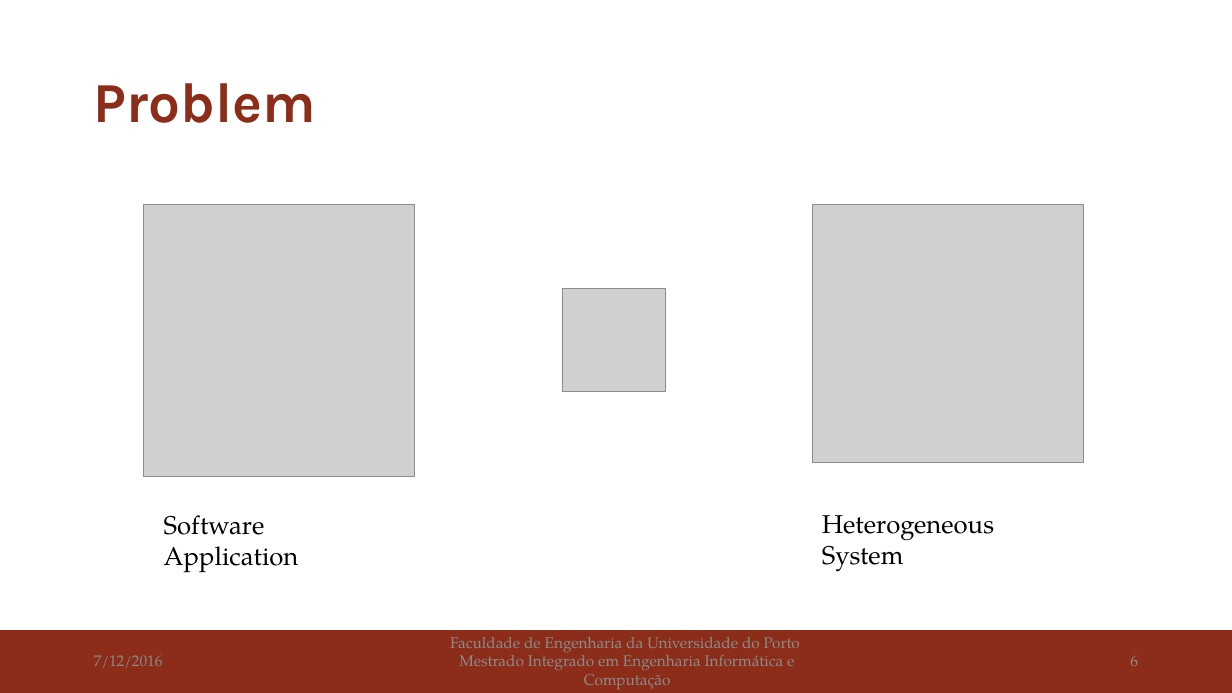
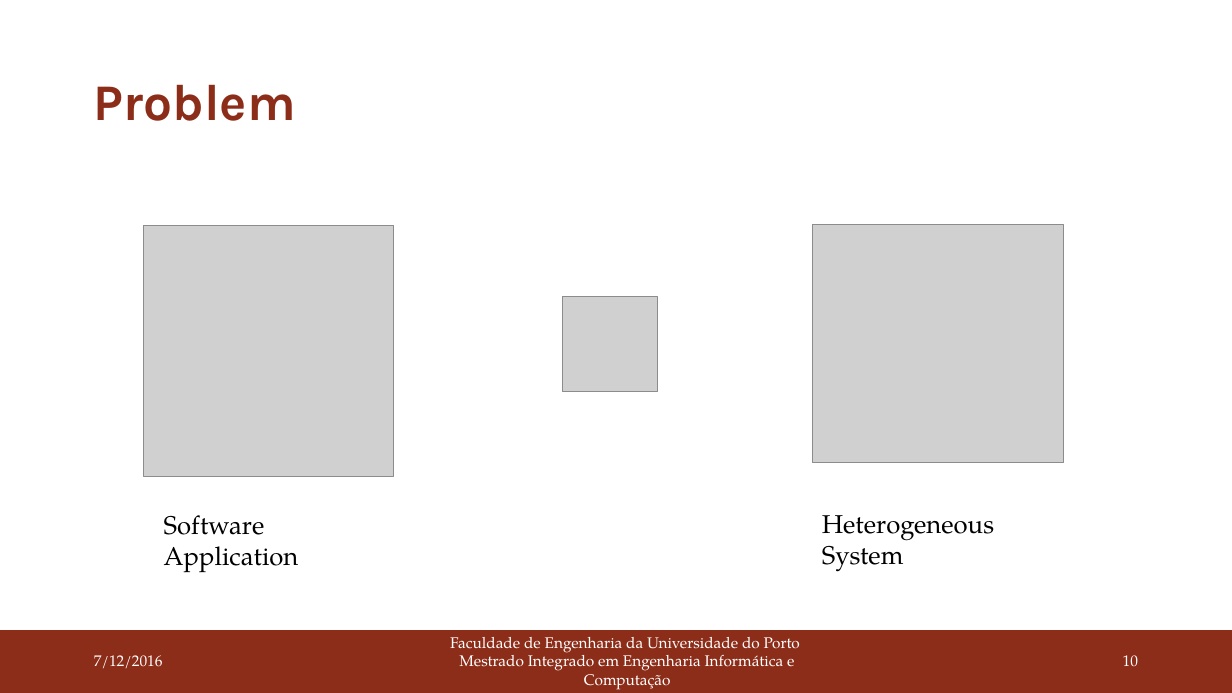
Before and after one commit to joaoBordalo/FEUP-Dissertation, a slide deck: slide 10 of deliverables/PDIS/second delivery/Autotuning Parallel Application in Heterogeneous Systems.pptx (slide 6 before the commit). Drawn at 1232x693 pixels with LibreOffice and Linux fonts; fonts in the diff are those of the drawing; grey boxes stand for pictures. Boxes give left, top, right and bottom in pixels: in the first picture for what was removed or moved away, otherwise in the second. Text is boxed around its words. In the diff, an @@ line names an element or a change of style, - is before the commit and + after.

```diff
--- a/deliverables/PDIS/second delivery/Autotuning Parallel Application in Heterogeneous Systems.pptx
+++ b/deliverables/PDIS/second delivery/Autotuning Parallel Application in Heterogeneous Systems.pptx
@@ title "Problem" at <box>94,84,296,121</box>: size 44 to 40 pt @@
@@ picture: place and size @@
-picture at <box>143,205,415,477</box>
+picture at <box>143,226,394,476</box>
@@ picture: place and size @@
-picture at <box>813,205,1085,463</box>
+picture at <box>813,225,1064,463</box>
@@ picture: place and size @@
-picture at <box>562,289,665,392</box>
+picture at <box>562,297,657,392</box>
@@ text "7/12/2016" at <box>94,655,163,668</box>: text colour #8C8C8C to #FFFFFF @@
@@ text "Faculdade de Engenharia da Universidade ..." at <box>450,637,800,690</box>: text colour #8C8C8C to #FFFFFF @@
@@ page number at <box>1123,655,1138,667</box>: text changed; text colour #8C8C8C to #FFFFFF @@
-6
+10
```
Also in this commit, not shown: 7 other slides changed, 8 slides added, 3 other files.
